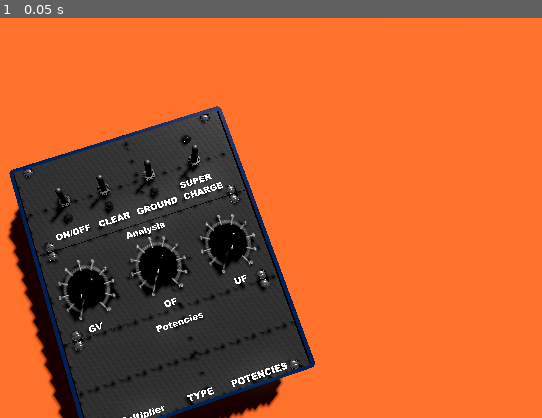
Above: before the commit, frame 1.
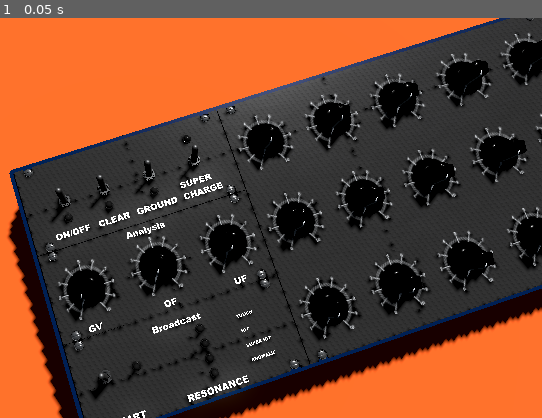
Above: after the commit, the same moment.

Repository: isuretpolos/AOPi3
Game: Godot game, scene res://SCENES/MAIN3D.tscn
Two runs of this game, one before a commit and one after it. Both use one fixed random seed, a clock stepped at 60 frames per second and the inputs below.
Inputs:
- Up to frame 1 (0.05 s): no input

The runs differ from the first frame. In frame 1, 40% of the frame differs, in the area x 16-100%, y 0-100%.

Commit message:
Broadcast switch and Rate knobs and Resonance LEDs

Diff:
--- a/SCENES/MAIN3D.tscn
+++ b/SCENES/MAIN3D.tscn
@@ -2,7 +2,7 @@
 
 [ext_resource type="PackedScene" uid="uid://xdh82s3pxovt" path="res://BLENDER/Prototype.glb" id="1_1fqqq"]
 [ext_resource type="PackedScene" uid="uid://7h5025xah1xx" path="res://BLENDER/BACKGROUND.glb" id="1_4ukpf"]
-[ext_resource type="Script" uid="uid://bupmxl171v8ly" path="res://SCENES/main_3d.gd" id="1_uusqb"]
+[ext_resource type="Script" uid="uid://bupmxl171v8ly" path="res://SCRIPTS/main_3d.gd" id="1_uusqb"]
 [ext_resource type="Script" uid="uid://bdcs1ywkehn4l" path="res://SCRIPTS/camera_rig.gd" id="2_jdj2l"]
 [ext_resource type="PackedScene" uid="uid://do7vwvktoiihd" path="res://SCENES/switch_metal.tscn" id="2_yrw6j"]
 [ext_resource type="PackedScene" uid="uid://0gmsst203qth" path="res://SCENES/knob_3d.tscn" id="6_uusqb"]
@@ -82,14 +82,92 @@
 
 [node name="Analysis" type="Node" parent="PROTOTYPE_DEVICE" unique_id=1175307562]
 
-[node name="KNOB_3D_1" parent="PROTOTYPE_DEVICE/Analysis" unique_id=542161204 instance=ExtResource("6_uusqb")]
+[node name="GV_KNOB" parent="PROTOTYPE_DEVICE/Analysis" unique_id=542161204 instance=ExtResource("6_uusqb")]
 transform = Transform3D(1, 0, 0, 0, 1, 0, 0, 0, 1, -3.0764031, 0, 0)
 
-[node name="KNOB_3D_2" parent="PROTOTYPE_DEVICE/Analysis" unique_id=110723588 instance=ExtResource("6_uusqb")]
+[node name="OF_KNOB" parent="PROTOTYPE_DEVICE/Analysis" unique_id=110723588 instance=ExtResource("6_uusqb")]
 transform = Transform3D(1, 0, 0, 0, 1, 0, 0, 0, 1, 0.91638446, 0, 0)
 
-[node name="KNOB_3D_3" parent="PROTOTYPE_DEVICE/Analysis" unique_id=514282738 instance=ExtResource("6_uusqb")]
+[node name="UF_KNOB" parent="PROTOTYPE_DEVICE/Analysis" unique_id=514282738 instance=ExtResource("6_uusqb")]
 transform = Transform3D(1, 0, 0, 0, 1, 0, 0, 0, 1, 4.835966, 0, 0)
+
+[node name="Rates" type="Node" parent="PROTOTYPE_DEVICE" unique_id=2144298897]
+
+[node name="R1_KNOB" parent="PROTOTYPE_DEVICE/Rates" unique_id=2102468052 instance=ExtResource("6_uusqb")]
+transform = Transform3D(1, 0, 0, 0, 1, 0, 0, 0, 1, 8.7061615, 0, -4.677636)
+
+[node name="R2_KNOB" parent="PROTOTYPE_DEVICE/Rates" unique_id=1857011971 instance=ExtResource("6_uusqb")]
+transform = Transform3D(1, 0, 0, 0, 1, 0, 0, 0, 1, 12.698949, 0, -4.677636)
+
+[node name="R3_KNOB" parent="PROTOTYPE_DEVICE/Rates" unique_id=818470780 instance=ExtResource("6_uusqb")]
+transform = Transform3D(1, 0, 0, 0, 1, 0, 0, 0, 1, 16.61853, 0, -4.677636)
+
+[node name="R3_KNOB4" parent="PROTOTYPE_DEVICE/Rates" unique_id=361480710 instance=ExtResource("6_uusqb")]
+transform = Transform3D(1, 0, 0, 0, 1, 0, 0, 0, 1, 20.698177, 0, -4.677636)
+
+[node name="R3_KNOB5" parent="PROTOTYPE_DEVICE/Rates" unique_id=159392423 instance=ExtResource("6_uusqb")]
+transform = Transform3D(1, 0, 0, 0, 1, 0, 0, 0, 1, 24.699953, 0, -4.677636)
+
+[node name="R1_KNOB2" parent="PROTOTYPE_DEVICE/Rates" unique_id=711711211 instance=ExtResource("6_uusqb")]
+transform = Transform3D(1, 0, 0, 0, 1, 0, 0, 0, 1, 8.7061615, 0, -0.010041356)
+
+[node name="R2_KNOB2" parent="PROTOTYPE_DEVICE/Rates" unique_id=1151311741 instance=ExtResource("6_uusqb")]
+transform = Transform3D(1, 0, 0, 0, 1, 0, 0, 0, 1, 12.698949, 0, -0.010041356)
+
+[node name="R3_KNOB2" parent="PROTOTYPE_DEVICE/Rates" unique_id=141134434 instance=ExtResource("6_uusqb")]
+transform = Transform3D(1, 0, 0, 0, 1, 0, 0, 0, 1, 16.61853, 0, -0.010041356)
+
+[node name="R3_KNOB6" parent="PROTOTYPE_DEVICE/Rates" unique_id=61988549 instance=ExtResource("6_uusqb")]
+transform = Transform3D(1, 0, 0, 0, 1, 0, 0, 0, 1, 20.698177, 0, -0.034945488)
+
+[node name="R3_KNOB7" parent="PROTOTYPE_DEVICE/Rates" unique_id=297747325 instance=ExtResource("6_uusqb")]
+transform = Transform3D(1, 0, 0, 0, 1, 0, 0, 0, 1, 24.699953, 0, -0.034945488)
+
+[node name="R1_KNOB3" parent="PROTOTYPE_DEVICE/Rates" unique_id=604894915 instance=ExtResource("6_uusqb")]
+transform = Transform3D(1, 0, 0, 0, 1, 0, 0, 0, 1, 8.7061615, 0, 4.792117)
+
+[node name="R2_KNOB3" parent="PROTOTYPE_DEVICE/Rates" unique_id=1472252174 instance=ExtResource("6_uusqb")]
+transform = Transform3D(1, 0, 0, 0, 1, 0, 0, 0, 1, 12.698949, 0, 4.792117)
+
+[node name="R3_KNOB3" parent="PROTOTYPE_DEVICE/Rates" unique_id=962640202 instance=ExtResource("6_uusqb")]
+transform = Transform3D(1, 0, 0, 0, 1, 0, 0, 0, 1, 16.61853, 0, 4.792117)
+
+[node name="R3_KNOB8" parent="PROTOTYPE_DEVICE/Rates" unique_id=2003177797 instance=ExtResource("6_uusqb")]
+transform = Transform3D(1, 0, 0, 0, 1, 0, 0, 0, 1, 20.698177, 0, 4.7505746)
+
+[node name="R3_KNOB9" parent="PROTOTYPE_DEVICE/Rates" unique_id=222599292 instance=ExtResource("6_uusqb")]
+transform = Transform3D(1, 0, 0, 0, 1, 0, 0, 0, 1, 24.699953, 0, 4.7505746)
+
+[node name="Broadcast_Panel" type="Node" parent="PROTOTYPE_DEVICE" unique_id=427459249]
+
+[node name="BROADCAST_SWITCH" parent="PROTOTYPE_DEVICE/Broadcast_Panel" unique_id=949651801 instance=ExtResource("2_yrw6j")]
+transform = Transform3D(1, 0, 0, 0, 1, 0, 0, 0, 1, -3.439221, 0, 4.5471606)
+command_name = "BROADCAST"
+
+[node name="BROADCAST_LED" parent="PROTOTYPE_DEVICE/Broadcast_Panel" unique_id=1035615526 instance=ExtResource("7_nihjc")]
+transform = Transform3D(1, 0, 0, 0, 1, 0, 0, 0, 1, -1.7742028, 0, 4.5535297)
+emission_color = Color(0.3423224, 0.7174665, 0, 1)
+emission_energy = 10.0
+
+[node name="R_TOUCH_LED" parent="PROTOTYPE_DEVICE/Broadcast_Panel" unique_id=168659180 instance=ExtResource("7_nihjc")]
+transform = Transform3D(1, 0, 0, 0, 1, 0, 0, 0, 1, 1.9191356, 0, 3.7643013)
+emission_color = Color(0.99851984, 0, 0.124860756, 1)
+emission_energy = 5.0
+
+[node name="R_HIT_LED" parent="PROTOTYPE_DEVICE/Broadcast_Panel" unique_id=280092811 instance=ExtResource("7_nihjc")]
+transform = Transform3D(1, 0, 0, 0, 1, 0, 0, 0, 1, 1.9191356, 0, 4.558302)
+emission_color = Color(0.99851984, 0, 0.124860756, 1)
+emission_energy = 5.0
+
+[node name="R_SUPER_HIT_LED" parent="PROTOTYPE_DEVICE/Broadcast_Panel" unique_id=3591286 instance=ExtResource("7_nihjc")]
+transform = Transform3D(1, 0, 0, 0, 1, 0, 0, 0, 1, 1.9191356, 0, 5.3192167)
+emission_color = Color(0.99851984, 0, 0.124860756, 1)
+emission_energy = 5.0
+
+[node name="R_ANOMALIE_LED" parent="PROTOTYPE_DEVICE/Broadcast_Panel" unique_id=99564188 instance=ExtResource("7_nihjc")]
+transform = Transform3D(1, 0, 0, 0, 1, 0, 0, 0, 1, 1.9191356, 0, 6.0691066)
+emission_color = Color(0.99851984, 0, 0.124860756, 1)
+emission_energy = 5.0
 
 [node name="WORLD" type="Node" parent="." unique_id=693408457]
 
--- a/SCRIPTS/global.gd
+++ b/SCRIPTS/global.gd
@@ -3,6 +3,11 @@
 var power:bool = false
 signal power_state(state:bool)
 
+var clear:bool = false
+var ground:bool = false
+var super_charge:bool = false
+var broadcasting:bool = false
+
 func switch_power():
 	power = !power
 	power_state.emit(power)
--- a/SCRIPTS/led.gd
+++ b/SCRIPTS/led.gd
@@ -18,12 +18,10 @@
 	_on_power_state(global.power) # initialize LED immediately
 
 func switch(state:bool):
-	print(name + " switched and now own state is " + str(state))
 	led_state = state
 	led_material.emission_enabled = state && global.power
 
 func _on_power_state(state: bool) -> void:
-	print(name + ", device power is " + str(state) + " and own state is " + str(led_state))
 	if state:
 		turn_on()
 	else:
--- a/SCENES/main_3d.gd
+++ b/SCRIPTS/main_3d.gd
@@ -1,15 +1,16 @@
 extends Node3D
 
-var clear:bool = false
-var ground:bool = false
-var super_charge:bool = false
 var capacitorLoad = preload("res://AUDIO/capacitor_slow_fine.wav")
 
 func _ready() -> void:
-	for switch in $PROTOTYPE_DEVICE/ButtonsControlPanel.get_children():
-		if switch.has_signal("command_triggered"):
-			switch.command_triggered.connect(_on_command_triggered)
+	connect_switches($PROTOTYPE_DEVICE)
 
+func connect_switches(node: Node) -> void:
+	if node.has_signal("command_triggered"):
+		node.command_triggered.connect(_on_command_triggered)
+
+	for child in node.get_children():
+		connect_switches(child)
 
 func _on_command_triggered(command_name: String) -> void:
 	print("COMMAND: ", command_name)
@@ -22,20 +23,24 @@
 				$PROTOTYPE_DEVICE/ButtonsControlPanel/AudioStreamPlayer3D.stop()
 			chargeCapacitor()
 		"CLEAR":
-			clear = !clear
-			$PROTOTYPE_DEVICE/ButtonsControlPanel/CLEAR_LED.switch(clear)
+			global.clear = !global.clear
+			$PROTOTYPE_DEVICE/ButtonsControlPanel/CLEAR_LED.switch(global.clear)
 		"GROUND":
-			ground = !ground
-			$PROTOTYPE_DEVICE/ButtonsControlPanel/GROUND_LED.switch(ground)
+			global.ground = !global.ground
+			$PROTOTYPE_DEVICE/ButtonsControlPanel/GROUND_LED.switch(global.ground)
 		"SUPER_CHARGE":
-			super_charge = !super_charge
-			$PROTOTYPE_DEVICE/ButtonsControlPanel/SUPERCHARGE_LED.switch(super_charge)
+			global.super_charge = !global.super_charge
+			$PROTOTYPE_DEVICE/ButtonsControlPanel/SUPERCHARGE_LED.switch(global.super_charge)
 			chargeCapacitor()
+		"BROADCAST":
+			print("broadcast")
+			global.broadcasting = !global.broadcasting
+			$PROTOTYPE_DEVICE/Broadcast_Panel/BROADCAST_LED.switch(global.broadcasting)
 
 func chargeCapacitor() -> void:
-	if global.power && super_charge:
+	if global.power && global.super_charge:
 		if !$PROTOTYPE_DEVICE/ButtonsControlPanel/AudioStreamPlayer3D.is_playing():
 			$PROTOTYPE_DEVICE/ButtonsControlPanel/AudioStreamPlayer3D.stream = capacitorLoad
 			$PROTOTYPE_DEVICE/ButtonsControlPanel/AudioStreamPlayer3D.play()
-	if !super_charge:
+	if !global.super_charge:
 		$PROTOTYPE_DEVICE/ButtonsControlPanel/AudioStreamPlayer3D.stop()
--- a/SCRIPTS/switch_metal.gd
+++ b/SCRIPTS/switch_metal.gd
@@ -1,6 +1,5 @@
 extends Node3D
 
-@export var event_name := "ON/OFF"
 @export var rotation_off := -15.5
 @export var rotation_on := 15.5
 @export var switch_on := false
@@ -20,10 +19,14 @@
 				$AudioStreamPlayer3D.stream = switchSound
 				$AudioStreamPlayer3D.play()
 			if switch_on:
+				print(name + " off")
 				switch(false)
 			else:
+				print(name + " on")
 				switch(true)
+			print("... trying to emit the command " + command_name)
 			command_triggered.emit(command_name)
+			print("after emit")
 
 
 func _on_static_body_3d_mouse_entered() -> void:
Binary file changed: BLENDER/Prototype.glb
Not shown, changed: BLENDER/Prototype.glb.import
Renamed: SCENES/main_3d.gd.uid -> SCRIPTS/main_3d.gd.uid
Not shown, changed: BLENDER/prototype.blend
Not shown, changed: BLENDER/prototype.blend1
